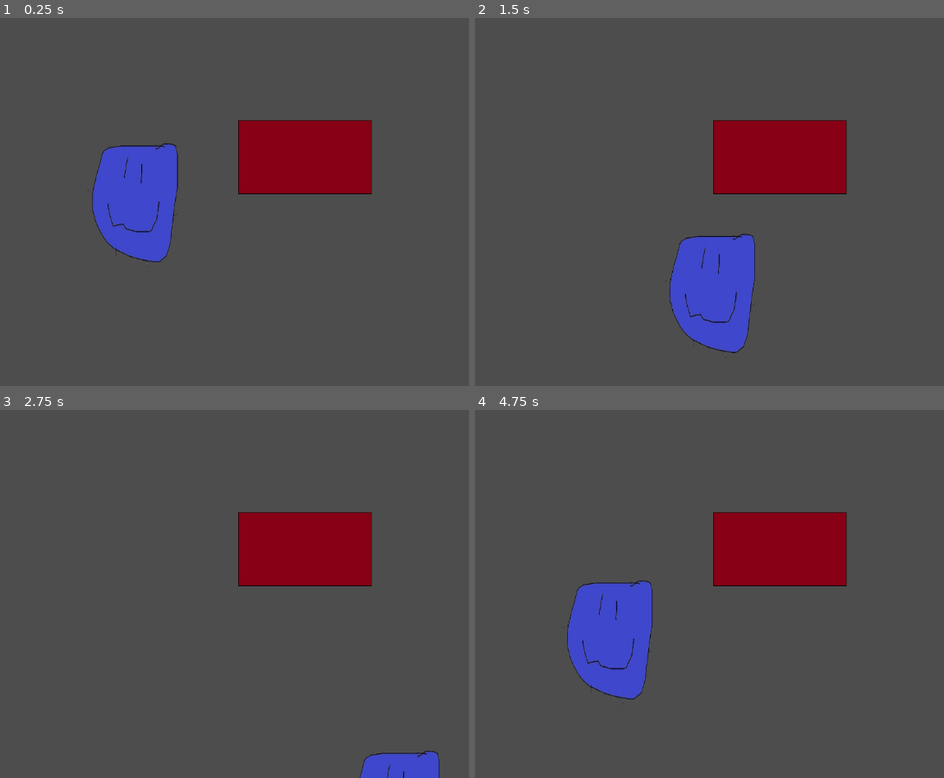
Above: before the commit, frames 1-4 (two rows, left to right).
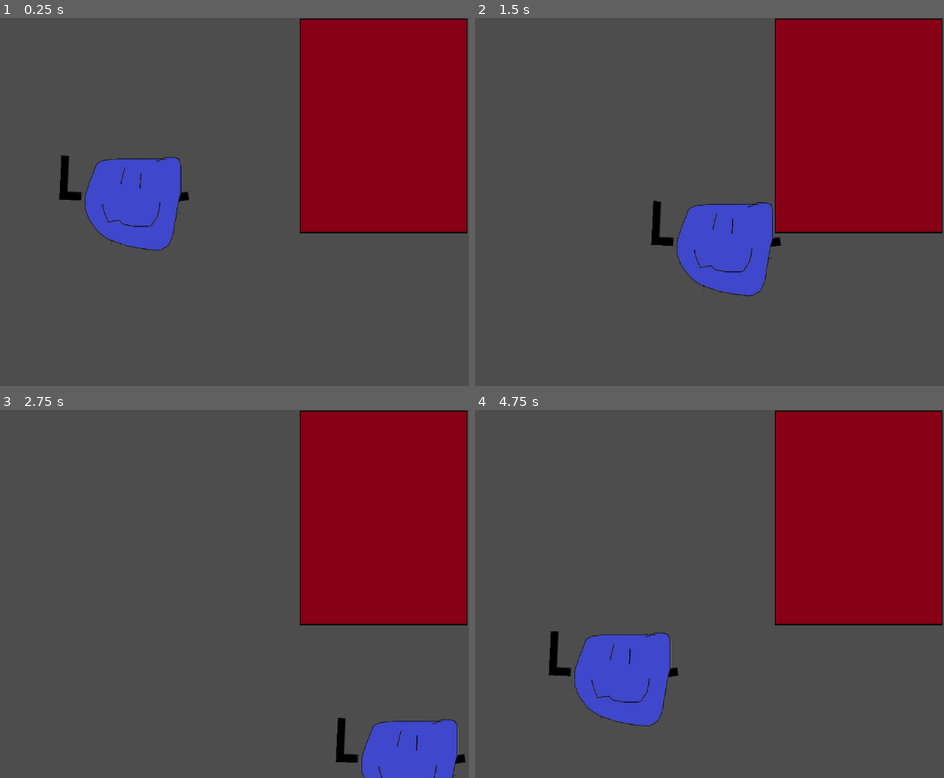
Above: after the commit, the same moments.

Repository: GeckoGamer47/coder_school_card_game
Game: Godot game, scene res://node_2d.tscn
The game is run twice, just before and just after one commit, with the same random seed, the same clock (stepped at 60 frames per second) and the same inputs.
Inputs (mouse positions are in pixels of both pictures, inside the frame that each line leads up to):
- Up to frame 1 (0.25 s): no input
- Up to frame 2 (1.5 s): tap Enter at 0.5 s; move the mouse to (761, 183) at 0.52 s; hold Right (right) 0.53-1.28 s; move the mouse to (484, 220) at 1.27 s; hold Down (down) from 1.28 s (still down)
- Up to frame 3 (2.75 s): move the mouse to (206, 513) at 2.02 s; release Down (down) at 2.03 s; hold Right (right) from 2.03 s (still down)
- Up to frame 4 (4.75 s): move the mouse to (582, 667) at 2.77 s; release Right (right) at 2.78 s; hold Up (up) 2.78-3.53 s; move the mouse to (812, 649) at 3.52 s; hold Left (left) from 3.53 s (still down); move the mouse to (outside the picture) at 4.27 s

The runs differ from the first frame. In frame 1, 23% of the frame differs, in the area x 12-100%, y 0-67%; in frame 2, 26%, in the area x 37-100%, y 0-92%; in frame 3, 23%; in frame 4, 26%.
Error after the commit: Parse Error: Expected expression as the function argument. (res://gun_face_mouse.gd:8)

Commit message:
Add files via upload

Diff:
--- /dev/null
+++ b/Files/Scripts/Action Scripts/gun_attack_code.gd
@@ -0,0 +1 @@
+extends CharacterBody2D
--- /dev/null
+++ b/Files/Scripts/Action Scripts/gun_face_mouse.gd
@@ -0,0 +1 @@
+extends Node
--- /dev/null
+++ b/Files/Scripts/Action Scripts/player_movement.gd
@@ -0,0 +1,11 @@
+extends CharacterBody2D
+
+@export var speed = 400
+
+func get_input():
+	var input_direction = Input.get_vector("left", "right", "up", "down")
+	velocity = input_direction * speed
+
+func _physics_process(delta):
+	get_input()
+	move_and_slide()
--- /dev/null
+++ b/gun_face_mouse.gd
@@ -0,0 +1,8 @@
+extends Sprite2D
+
+#get vector of hand to mouse
+var mouse_pos=get_viewport().get_mouse_position()
+
+
+func _process(delta):
+	Vector2(.get_position(),mouse_pos)
--- a/node_2d.tscn
+++ b/node_2d.tscn
@@ -1,8 +1,10 @@
-[gd_scene load_steps=6 format=3 uid="uid://ccc0yh283x862"]
+[gd_scene load_steps=8 format=3 uid="uid://ccc0yh283x862"]
 
-[ext_resource type="Texture2D" uid="uid://xmof8hhnuuht" path="res://Files/cool_connor.png" id="1_wtcfe"]
-[ext_resource type="Script" uid="uid://dka0lwask0eyr" path="res://player_movement.gd" id="2_0e48y"]
+[ext_resource type="Script" uid="uid://dka0lwask0eyr" path="res://Files/Scripts/Action Scripts/player_movement.gd" id="2_0e48y"]
+[ext_resource type="Texture2D" uid="uid://xmof8hhnuuht" path="res://Files/Sprites/cool_connor.png" id="2_0hol4"]
 [ext_resource type="Texture2D" uid="uid://6rydbf6htob0" path="res://Files/Scripts/Untitled.png" id="3_epypp"]
+[ext_resource type="Texture2D" uid="uid://l30h4miuvso6" path="res://Files/Sprites/New Piskel.png" id="3_q6r6c"]
+[ext_resource type="Script" uid="uid://bxkud31nf01yp" path="res://gun_face_mouse.gd" id="4_q6r6c"]
 
 [sub_resource type="CircleShape2D" id="CircleShape2D_epypp"]
 radius = 372992.0
@@ -30,14 +32,37 @@
 scale = Vector2(-4.558, 5)
 shape = SubResource("CircleShape2D_epypp")
 
-[node name="Sprite2D" type="Sprite2D" parent="Cool Connor/CharacterBody2D"]
-position = Vector2(340000, 360000)
-scale = Vector2(12430.9, 17813.3)
-texture = ExtResource("1_wtcfe")
+[node name="CoolConnor" type="Sprite2D" parent="Cool Connor/CharacterBody2D"]
+z_index = 4
+position = Vector2(340000, 320000)
+scale = Vector2(14026.7, 14026.7)
+texture = ExtResource("2_0hol4")
+
+[node name="Weapon_lside" type="Sprite2D" parent="Cool Connor/CharacterBody2D"]
+z_index = 3
+position = Vector2(-2.18e+06, -200000)
+rotation = -1.5267
+scale = Vector2(48446.4, 44928.4)
+texture = ExtResource("3_q6r6c")
+centered = false
+offset = Vector2(-2.95, -15)
+
+[node name="Marker2D" type="Marker2D" parent="Cool Connor/CharacterBody2D"]
+position = Vector2(1.58e+06, -180000)
+script = ExtResource("4_q6r6c")
+
+[node name="Weapon_rside" type="Sprite2D" parent="Cool Connor/CharacterBody2D/Marker2D"]
+z_index = 3
+position = Vector2(0.375, -20000)
+rotation = -1.7118
+scale = Vector2(48446.4, 44928.4)
+texture = ExtResource("3_q6r6c")
+centered = false
+offset = Vector2(-2.95, -15)
 
 [node name="StaticBody2D" type="StaticBody2D" parent="."]
-position = Vector2(2.88e+07, -7.9e+06)
-scale = Vector2(5, 5)
+position = Vector2(4.26e+07, -1.34e+07)
+scale = Vector2(6.27998, 14.6213)
 
 [node name="Untitled" type="Sprite2D" parent="StaticBody2D"]
 scale = Vector2(4072, 4000)
@@ -47,3 +72,6 @@
 position = Vector2(1, 1)
 scale = Vector2(1.75, 154129)
 shape = SubResource("RectangleShape2D_epypp")
+
+[node name="WeaponThing" type="Sprite2D" parent="."]
+position = Vector2(1.3e+07, -8e+06)
--- /dev/null
+++ b/weapon_rside.gd
@@ -0,0 +1 @@
+extends Sprite2D
Not shown, added: Docs/Inspiration.txt
Not shown, added: Docs/core gameplay features.txt
Not shown, added: Docs/game_design_notes.txt
Not shown, added: Files/Scripts/Action Scripts/gun_attack_code.gd.uid
Not shown, added: Files/Scripts/Action Scripts/gun_face_mouse.gd.uid
Not shown, added: Files/Scripts/Action Scripts/player_movement.gd.uid
Binary file added: Files/Sprites/New Piskel.png
Not shown, added: Files/Sprites/New Piskel.png.import
Binary file added: Files/Sprites/ammo_deck_idea.jpg
Not shown, added: Files/Sprites/ammo_deck_idea.jpg.import
Binary file added: Files/Sprites/cool_connor.png
Not shown, added: Files/Sprites/cool_connor.png.import
(and 4 more such lines)
